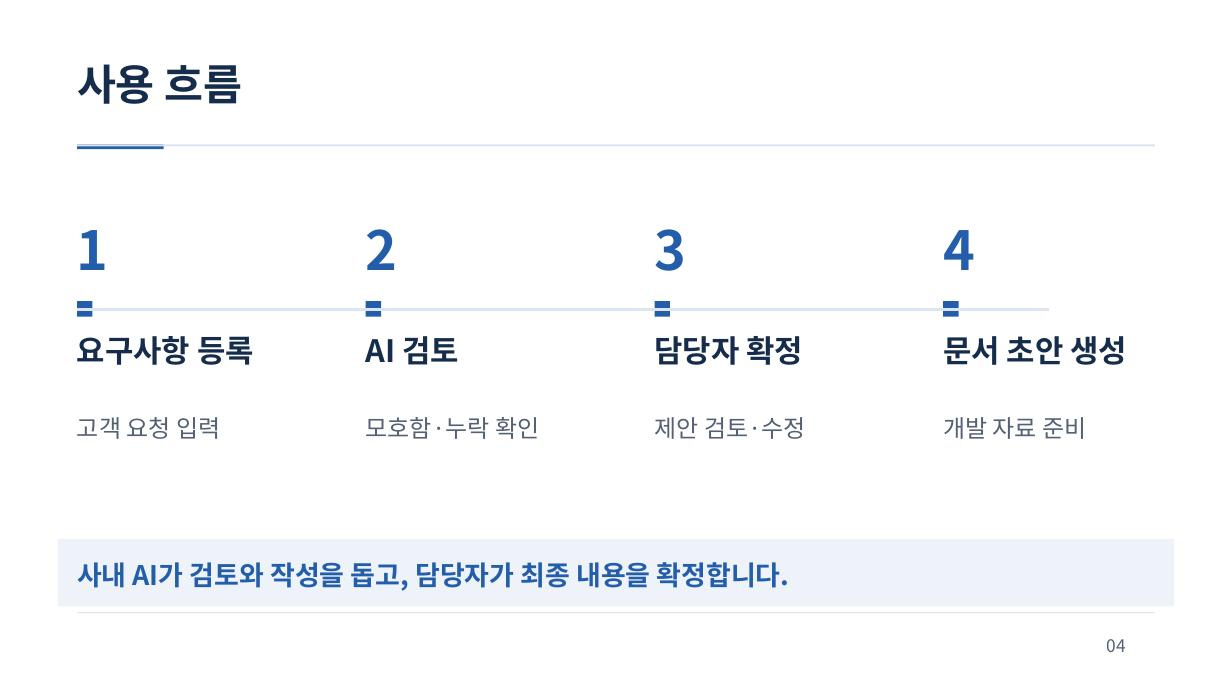
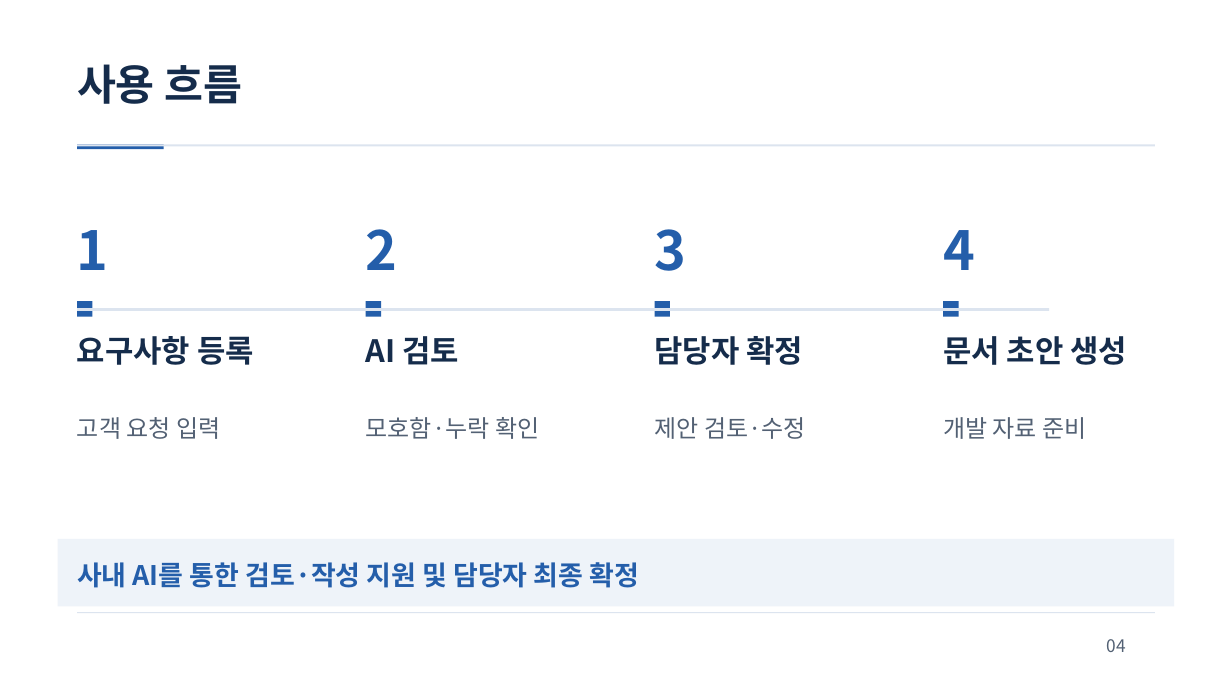
Before and after one commit to jihunhan98/semes-superrookie, a slide deck: slide 4 of docs/presentations/ReqOps_SuperRookie.pptx. Drawn at 1232x693 pixels with LibreOffice and Linux fonts; fonts in the diff are those of the drawing. Boxes give left, top, right and bottom in pixels: in the first picture for what was removed or moved away, otherwise in the second. Text is boxed around its words. In the diff, an @@ line names an element or a change of style, - is before the commit and + after.

```diff
--- a/docs/presentations/ReqOps_SuperRookie.pptx
+++ b/docs/presentations/ReqOps_SuperRookie.pptx
@@ text at <box>77,562,640,588</box>: text changed @@
-사내 AI가 검토와 작성을 돕고, 담당자가 최종 내용을 확정합니다.
+사내 AI를 통한 검토·작성 지원 및 담당자 최종 확정
```
Also in this commit, not shown: 9 other slides changed.
